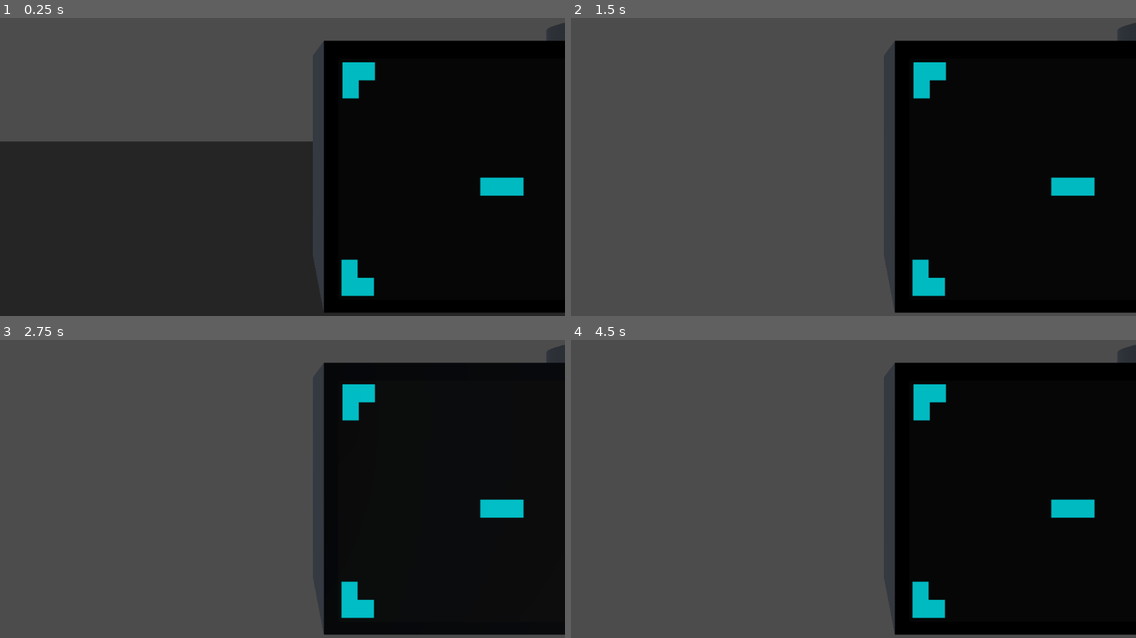
Above: before the commit, frames 1-4 (two rows, left to right).
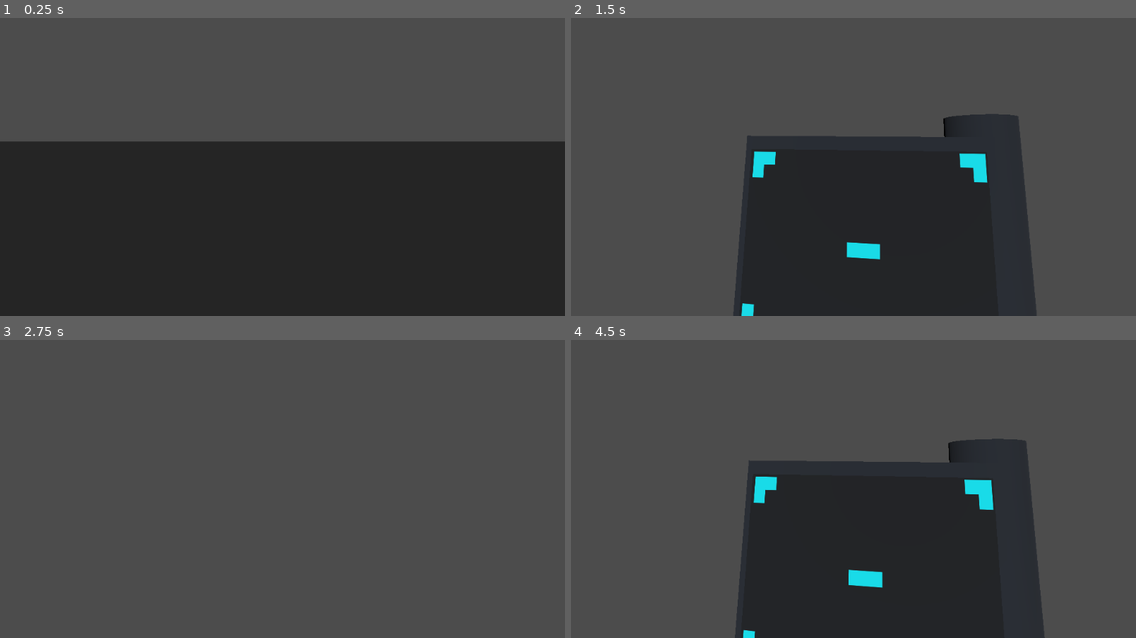
Above: after the commit, the same moments.

Repository: Nitro-Carwash/Ductworks
Game: Godot game, scene res://game.tscn
Two runs of this game, one before a commit and one after it. Both use one fixed random seed, a clock stepped at 60 frames per second and the inputs below.
Inputs (mouse positions are in pixels of both pictures, inside the frame that each line leads up to):
- Up to frame 1 (0.25 s): no input
- Up to frame 2 (1.5 s): tap Enter at 0.5 s; move the mouse to (881, 95) at 0.52 s; hold Tab (toggle_tablet) 0.53-1.28 s; hold W (move_forward) from 0.53 s (still down); move the mouse to (825, 98) at 1.27 s; tap Tab (toggle_tablet) at 1.35 s
- Up to frame 3 (2.75 s): keep holding W (move_forward); move the mouse to (293, 411) at 2.02 s; hold Tab (toggle_tablet) from 2.03 s (still down)
- Up to frame 4 (4.5 s): keep holding W (move_forward); tap Space at 2.75 s; move the mouse to (847, 423) at 2.77 s; release Tab (toggle_tablet) at 2.78 s; tap Tab (toggle_tablet) at 2.85, 4.35 s; move the mouse to (893, 423) at 3.52 s; hold Tab (toggle_tablet) 3.53-4.28 s; tap Enter at 4.25 s; move the mouse to (808, 411) at 4.27 s

The runs differ from the first frame. In frame 1, 40% of the frame differs, in the area x 55-100%, y 1-99%; in frame 2, 55%, in the area x 28-100%, y 1-100%; in frame 3, 39%; in frame 4, 55%.

Commit message:
tab to take out tablet, my god godot animations are the buggiest thing ever

Diff:
--- a/HeldItemViewport.gd
+++ b/HeldItemViewport.gd
@@ -6,5 +6,5 @@
 func _ready():
 	$SubViewport.size = Vector2i(ProjectSettings.get_setting("display/window/size/viewport_width"), ProjectSettings.get_setting("display/window/size/viewport_height"))
 
-func _process(delta):
+func _process(_delta):
 	viewport_camera.global_transform = player_camera.global_transform
--- a/Level.tscn
+++ b/Level.tscn
@@ -24,7 +24,6 @@
 camera_attributes = SubResource("CameraAttributesPractical_l8eur")
 
 [node name="Player" parent="." instance=ExtResource("3_mdhvd")]
-transform = Transform3D(-4.37114e-08, 0, 1, 0, 1, 0, -1, 0, -4.37114e-08, 0, 0, 0)
 
 [node name="MeshInstance3D" type="MeshInstance3D" parent="."]
 mesh = SubResource("PlaneMesh_58271")
--- a/Player.gd
+++ b/Player.gd
@@ -5,6 +5,7 @@
 @export var speed := 10
 @export var acceleration := 8
 @export var deceleration := 10
+@export var is_tablet_toggled = false
 
 func _physics_process(delta):
 	var movement_axis = Input.get_vector("move_forward", "move_backward", "move_left", "move_right")
@@ -31,3 +32,6 @@
 		var rotation_x = clamp(self.rotation.x - event.relative.y * (mouse_sensitivity/1000), -vertical_angle_limit, vertical_angle_limit)
 		self.rotation.y = rotation_y
 		self.rotation.x = rotation_x
+	if event.is_action_pressed("toggle_tablet"):
+		is_tablet_toggled = !is_tablet_toggled
+		pass
--- a/Player.tscn
+++ b/Player.tscn
@@ -6,74 +6,118 @@
 
 [sub_resource type="CapsuleShape3D" id="CapsuleShape3D_7ybbt"]
 
-[sub_resource type="Animation" id="Animation_722rp"]
+[sub_resource type="Animation" id="Animation_xur8t"]
+resource_name = "idle_default"
+tracks/0/type = "position_3d"
+tracks/0/imported = false
+tracks/0/enabled = true
+tracks/0/path = NodePath(".")
+tracks/0/interp = 1
+tracks/0/loop_wrap = true
+tracks/0/keys = PackedFloat32Array(0, 1, 0.5, -0.8, 0)
+tracks/1/type = "rotation_3d"
+tracks/1/imported = false
+tracks/1/enabled = true
+tracks/1/path = NodePath(".")
+tracks/1/interp = 1
+tracks/1/loop_wrap = true
+tracks/1/keys = PackedFloat32Array(0, 1, 0, -0.707107, 0, 0.707107)
+
+[sub_resource type="Animation" id="Animation_ottcx"]
 resource_name = "idle_active"
+tracks/0/type = "position_3d"
+tracks/0/imported = false
+tracks/0/enabled = true
+tracks/0/path = NodePath(".")
+tracks/0/interp = 1
+tracks/0/loop_wrap = true
+tracks/0/keys = PackedFloat32Array(0, 1, 0, -0.4, -1)
+tracks/1/type = "rotation_3d"
+tracks/1/imported = false
+tracks/1/enabled = true
+tracks/1/path = NodePath(".")
+tracks/1/interp = 1
+tracks/1/loop_wrap = true
+tracks/1/keys = PackedFloat32Array(0, 1, -0.0984513, 0, 0, 0.995142)
 
-[sub_resource type="Animation" id="Animation_q8ks1"]
-resource_name = "idle_default"
+[sub_resource type="Animation" id="Animation_ij22w"]
+resource_name = "toggle"
+tracks/0/type = "position_3d"
+tracks/0/imported = false
+tracks/0/enabled = true
+tracks/0/path = NodePath(".")
+tracks/0/interp = 1
+tracks/0/loop_wrap = true
+tracks/0/keys = PackedFloat32Array(0, 1, 0.5, -0.8, 0, 1, 1, 0, -0.4, -1)
+tracks/1/type = "rotation_3d"
+tracks/1/imported = false
+tracks/1/enabled = true
+tracks/1/path = NodePath(".")
+tracks/1/interp = 1
+tracks/1/loop_wrap = true
+tracks/1/keys = PackedFloat32Array(0, 1, 0, -0.707107, 0, 0.707107, 1, 1, -0.098, 0, 0, 0.995)
 
-[sub_resource type="Animation" id="Animation_3j0fg"]
-resource_name = "toggle"
-
-[sub_resource type="AnimationLibrary" id="AnimationLibrary_w2ngf"]
+[sub_resource type="AnimationLibrary" id="AnimationLibrary_bpexx"]
 _data = {
-"idle_active": SubResource("Animation_722rp"),
-"idle_default": SubResource("Animation_q8ks1"),
-"toggle": SubResource("Animation_3j0fg")
+"idle_active": SubResource("Animation_ottcx"),
+"idle_default": SubResource("Animation_xur8t"),
+"toggle": SubResource("Animation_ij22w")
 }
 
-[sub_resource type="AnimationNodeAnimation" id="AnimationNodeAnimation_n3p1s"]
+[sub_resource type="AnimationNodeAnimation" id="AnimationNodeAnimation_r20la"]
 animation = &"idle_active"
 
-[sub_resource type="AnimationNodeAnimation" id="AnimationNodeAnimation_wxldb"]
+[sub_resource type="AnimationNodeAnimation" id="AnimationNodeAnimation_migm5"]
 animation = &"idle_default"
 
-[sub_resource type="AnimationNodeAnimation" id="AnimationNodeAnimation_5jbq7"]
+[sub_resource type="AnimationNodeAnimation" id="AnimationNodeAnimation_xa6n0"]
+animation = &"toggle"
+
+[sub_resource type="AnimationNodeAnimation" id="AnimationNodeAnimation_h5y7o"]
 animation = &"toggle"
 play_mode = 1
 
-[sub_resource type="AnimationNodeAnimation" id="AnimationNodeAnimation_2m5us"]
-animation = &"toggle"
-
-[sub_resource type="AnimationNodeStateMachineTransition" id="AnimationNodeStateMachineTransition_3oq13"]
+[sub_resource type="AnimationNodeStateMachineTransition" id="AnimationNodeStateMachineTransition_k30y7"]
 advance_mode = 2
 
-[sub_resource type="AnimationNodeStateMachineTransition" id="AnimationNodeStateMachineTransition_yqckl"]
+[sub_resource type="AnimationNodeStateMachineTransition" id="AnimationNodeStateMachineTransition_bmbj3"]
 advance_mode = 2
-advance_condition = &"toggle_pressed"
+advance_expression = "is_tablet_toggled==true"
 
-[sub_resource type="AnimationNodeStateMachineTransition" id="AnimationNodeStateMachineTransition_e8ckt"]
+[sub_resource type="AnimationNodeStateMachineTransition" id="AnimationNodeStateMachineTransition_lopbu"]
+switch_mode = 2
 advance_mode = 2
 
-[sub_resource type="AnimationNodeStateMachineTransition" id="AnimationNodeStateMachineTransition_p7op2"]
+[sub_resource type="AnimationNodeStateMachineTransition" id="AnimationNodeStateMachineTransition_o5uil"]
 advance_mode = 2
-advance_condition = &"toggle_pressed"
+advance_expression = "is_tablet_toggled==false"
 
-[sub_resource type="AnimationNodeStateMachineTransition" id="AnimationNodeStateMachineTransition_aq7sd"]
+[sub_resource type="AnimationNodeStateMachineTransition" id="AnimationNodeStateMachineTransition_he5oa"]
+switch_mode = 2
 advance_mode = 2
 
-[sub_resource type="AnimationNodeStateMachine" id="AnimationNodeStateMachine_ijlmq"]
-states/End/position = Vector2(894, 180)
-states/Start/position = Vector2(232, 186)
-states/idle_active/node = SubResource("AnimationNodeAnimation_n3p1s")
-states/idle_active/position = Vector2(700, 180)
-states/idle_default/node = SubResource("AnimationNodeAnimation_wxldb")
-states/idle_default/position = Vector2(373, 186)
-states/toggle/node = SubResource("AnimationNodeAnimation_2m5us")
-states/toggle/position = Vector2(549, 242)
-"states/toggle back/node" = SubResource("AnimationNodeAnimation_5jbq7")
-"states/toggle back/position" = Vector2(549, 132)
-transitions = ["Start", "idle_default", SubResource("AnimationNodeStateMachineTransition_3oq13"), "idle_default", "toggle", SubResource("AnimationNodeStateMachineTransition_yqckl"), "toggle", "idle_active", SubResource("AnimationNodeStateMachineTransition_e8ckt"), "idle_active", "toggle back", SubResource("AnimationNodeStateMachineTransition_p7op2"), "toggle back", "idle_default", SubResource("AnimationNodeStateMachineTransition_aq7sd")]
+[sub_resource type="AnimationNodeStateMachine" id="AnimationNodeStateMachine_duksc"]
+states/Start/position = Vector2(176, 98)
+states/idle_active/node = SubResource("AnimationNodeAnimation_r20la")
+states/idle_active/position = Vector2(626, 100)
+states/idle_default/node = SubResource("AnimationNodeAnimation_migm5")
+states/idle_default/position = Vector2(297, 100)
+"states/toggle active/node" = SubResource("AnimationNodeAnimation_xa6n0")
+"states/toggle active/position" = Vector2(473, 147)
+"states/toggle inactive/node" = SubResource("AnimationNodeAnimation_h5y7o")
+"states/toggle inactive/position" = Vector2(473, 47)
+transitions = ["Start", "idle_default", SubResource("AnimationNodeStateMachineTransition_k30y7"), "idle_default", "toggle active", SubResource("AnimationNodeStateMachineTransition_bmbj3"), "toggle active", "idle_active", SubResource("AnimationNodeStateMachineTransition_lopbu"), "idle_active", "toggle inactive", SubResource("AnimationNodeStateMachineTransition_o5uil"), "toggle inactive", "idle_default", SubResource("AnimationNodeStateMachineTransition_he5oa")]
 
-[sub_resource type="AnimationNodeStateMachineTransition" id="AnimationNodeStateMachineTransition_etiow"]
+[sub_resource type="AnimationNodeStateMachineTransition" id="AnimationNodeStateMachineTransition_abry2"]
 advance_mode = 2
 
-[sub_resource type="AnimationNodeStateMachine" id="AnimationNodeStateMachine_8xeg3"]
-states/Start/position = Vector2(30, 175)
-states/StateMachine/node = SubResource("AnimationNodeStateMachine_ijlmq")
-states/StateMachine/position = Vector2(192, 175)
-transitions = ["Start", "StateMachine", SubResource("AnimationNodeStateMachineTransition_etiow")]
-graph_offset = Vector2(-221, 15)
+[sub_resource type="AnimationNodeStateMachine" id="AnimationNodeStateMachine_80jbu"]
+states/StateMachine/node = SubResource("AnimationNodeStateMachine_duksc")
+states/StateMachine/position = Vector2(368, 106)
+transitions = ["Start", "StateMachine", SubResource("AnimationNodeStateMachineTransition_abry2")]
+graph_offset = Vector2(-137, 0)
+
+[sub_resource type="CapsuleMesh" id="CapsuleMesh_suycv"]
 
 [node name="Player" type="CharacterBody3D"]
 script = ExtResource("1_of1yi")
@@ -88,23 +132,26 @@
 [node name="PlayerCamera" type="Camera3D" parent="Head"]
 cull_mask = 1048573
 
-[node name="HandPivot" type="Marker3D" parent="Head/PlayerCamera"]
+[node name="Tablet" parent="Head/PlayerCamera" instance=ExtResource("2_701li")]
+transform = Transform3D(7.54979e-08, 0, -1, 0, 1, 0, 1, 0, 7.54979e-08, 0.5, -0.8, 0)
 
-[node name="Tablet" parent="Head/PlayerCamera/HandPivot" instance=ExtResource("2_701li")]
-transform = Transform3D(1, 0, 0, 0, 1, 0, 0, 0, 1, 0.459741, -0.176375, -0.735864)
-
-[node name="AnimationPlayer" type="AnimationPlayer" parent="Head/PlayerCamera/HandPivot"]
+[node name="AnimationPlayer" type="AnimationPlayer" parent="Head/PlayerCamera/Tablet"]
 libraries = {
-"": SubResource("AnimationLibrary_w2ngf")
+"": SubResource("AnimationLibrary_bpexx")
 }
 
-[node name="AnimationTree" type="AnimationTree" parent="Head/PlayerCamera/HandPivot"]
+[node name="AnimationTree" type="AnimationTree" parent="Head/PlayerCamera/Tablet"]
 libraries = {
-"": SubResource("AnimationLibrary_w2ngf")
+"": SubResource("AnimationLibrary_bpexx")
 }
-tree_root = SubResource("AnimationNodeStateMachine_8xeg3")
+tree_root = SubResource("AnimationNodeStateMachine_80jbu")
+advance_expression_base_node = NodePath("../../../..")
 anim_player = NodePath("../AnimationPlayer")
-parameters/StateMachine/conditions/toggle_pressed = false
+
+[node name="MeshInstance3D" type="MeshInstance3D" parent="Head"]
+transform = Transform3D(1, 0, 0, 0, 1, 0, 0, 0, 1, 0, -0.593204, 0)
+mesh = SubResource("CapsuleMesh_suycv")
+skeleton = NodePath("../PlayerCamera")
 
 [node name="HeldItemViewport" type="SubViewportContainer" parent="."]
 anchors_preset = 15
--- a/tablet.gd
+++ b/tablet.gd
@@ -1,5 +1,4 @@
 extends Node3D
-
 
 func _ready():
 	# Godot currently gives a nonsense error if you try to set the viewport material via the inspector, so we'll wait two frames and then create a new material and set it ourselves.
@@ -11,10 +10,7 @@
 	await get_tree().process_frame
 	await get_tree().process_frame
 
-	# Create new material for the viewport
-	#var viewport_material : StandardMaterial3D = StandardMaterial3D.new()
+	# Assign texture here in order to make it shut up.
+	# Note if I continue doing this I'll have to do it for the emissive texture too I guess
 	$TabletScreenMesh.get_surface_override_material(0).albedo_texture = $TabletViewport.get_texture()
 	$TabletScreenMesh.get_surface_override_material(0).albedo_texture_force_srgb = true
-	#viewport_material.albedo_texture = $TabletViewport.get_texture()
-	#viewport_material.albedo_texture_force_srgb = true
-	#$TabletScreenMesh.set_surface_override_material(0, viewport_material)
Not shown: 1 places in Player.tscn that only renumber resources
